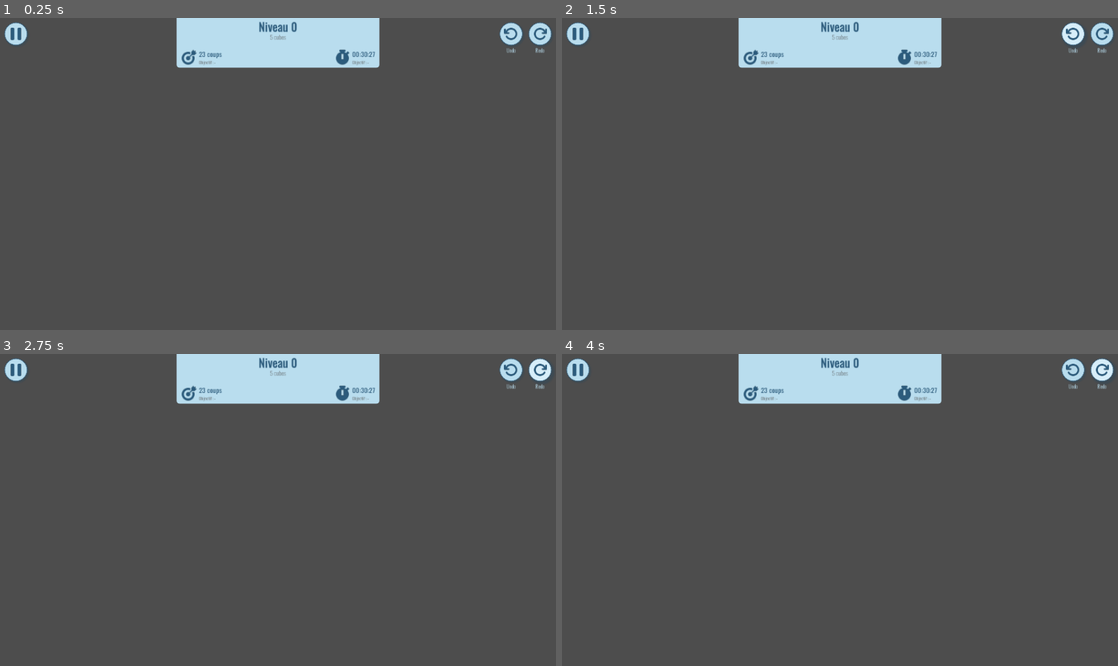
Above: before the commit, frames 1-4 (two rows, left to right).
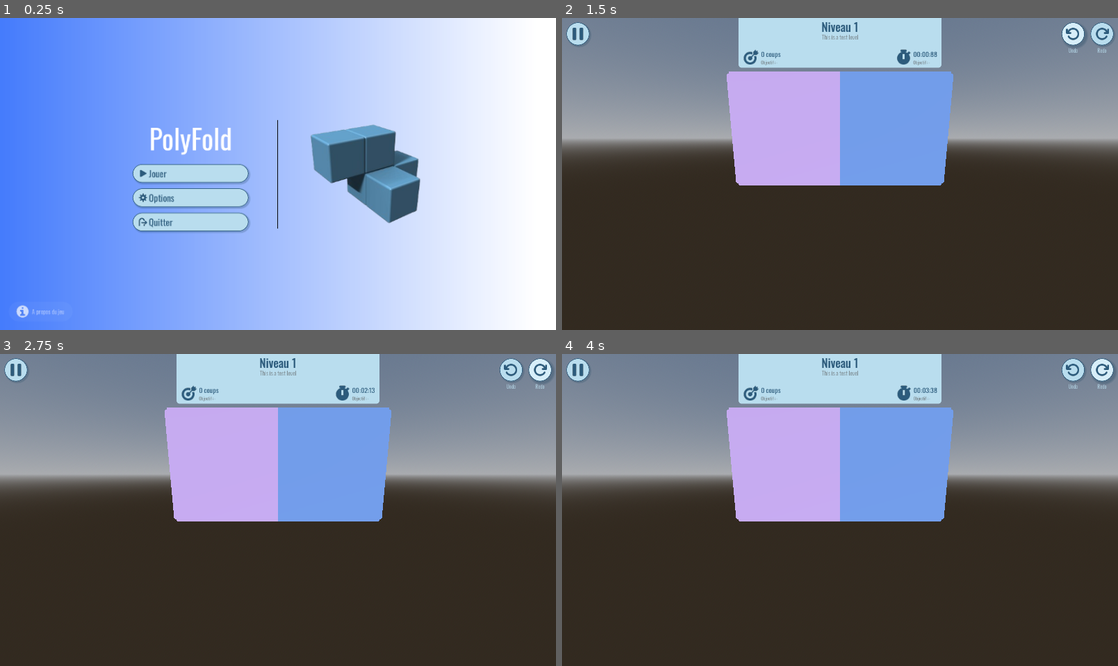
Above: after the commit, the same moments.

Repository: Turnute/PolyFold
Game: Godot game, scene res://scenes/interfaces/Menu.tscn
The game is run twice, just before and just after one commit, with the same random seed, the same clock (stepped at 60 frames per second) and the same inputs. Before the commit the project starts from res://scenes/interfaces/GameLevel.tscn.
Inputs (mouse positions are in pixels of both pictures, inside the frame that each line leads up to):
- Up to frame 1 (0.25 s): no input
- Up to frame 2 (1.5 s): click (751, 174) at 0.52 s; click (1073, 33) at 1.25 s
- Up to frame 3 (2.75 s): click (539, 369) at 2 s
- Up to frame 4 (4 s): click (1073, 369) at 2.75 s; click (1101, 369) at 3.5 s

The runs differ from the first frame. In frame 1, 98% of the frame differs, in the area x 0-100%, y 0-100%; in frame 2, 92%; in frame 3, 92%; in frame 4, 92%.

Commit message:
Complete Spanish localization
Add Spanish translations throughout the interface and help screens, regenerate the compiled translation, and update the configured main scene.

Diff:
--- a/polyfold/localization/translations.csv
+++ b/polyfold/localization/translations.csv
@@ -1,41 +1,41 @@
 id,fr,en,es
-POLYFOLD,PolyFold,PolyFold,PolyFolda
-BUTTON_PLAY,Jouer,Play,si senor
-BUTTON_SETTINGS,Options,Settings,paela
-BUTTON_QUIT,Quitter,Quit,adios
-HELP,Aide,Help,Sangria
-ABOUT,A propos du jeu ,About the Game,El juego
-GAME_LEVEL_NAME,Niveau %d,Level %d,
-GAME_LEVEL_MOVE,%d coups,%d moves,
-GAME_LEVEL_GOAL,Objectif : %s,Goal : %s,
-GAME_LEVEL_UNDO,Annuler,Undo,
-GAME_LEVEL_REDO,Refaire,Redo,
-PAUSE,Pause,Paused,
-PAUSE_RESUME,Reprendre partie,Resume game,
-PAUSE_SETTINGS,Paramètres,Settings,
-PAUSE_HELP,Aide,Help,
-PAUSE_LEAVE,Quitter la partie,Leave the game,
-OPTION_TITLE,Options,Settings,
-FR,Français,French,
-EN,Anglais,English,
+POLYFOLD,PolyFold,PolyFold,PolyFold
+BUTTON_PLAY,Jouer,Play,Jugar
+BUTTON_SETTINGS,Options,Settings,Opciones
+BUTTON_QUIT,Quitter,Quit,Salir
+HELP,Aide,Help,Ayuda
+ABOUT,A propos du jeu ,About the Game,Acerca del juego
+GAME_LEVEL_NAME,Niveau %d,Level %d,Nivel %d
+GAME_LEVEL_MOVE,%d coups,%d moves,%d movimientos
+GAME_LEVEL_GOAL,Objectif : %s,Goal : %s,Objetivo: %s
+GAME_LEVEL_UNDO,Annuler,Undo,Deshacer
+GAME_LEVEL_REDO,Refaire,Redo,Rehacer
+PAUSE,Pause,Paused,En pausa
+PAUSE_RESUME,Reprendre partie,Resume game,Reanudar partida
+PAUSE_SETTINGS,Paramètres,Settings,Opciones
+PAUSE_HELP,Aide,Help,Ayuda
+PAUSE_LEAVE,Quitter la partie,Leave the game,Salir de la partida
+OPTION_TITLE,Options,Settings,Opciones
+FR,Français,French,Francés
+EN,Anglais,English,Inglés
 ES,Espagnol,Spanish,Español
-OPTION_LABEL_LANG,Langues,Langages,
-OPTION_LABEL_RES,Résolutions,Resolutions,
-OPTION_LABEL_COMMAND,Commandes,Keybinds,
-OPTION_CHECK_FULLSCREEN,Plein écran,Fullscreen,
-OPTION_CHECK_WINDOWED,Fenêtré,Windowed,
-BACK,Retour,Back,
-HELP_TITLE,Comment jouer ?,How to play ?,
-HELP_OBJECTIVE,Objectif,Objective,
-HELP_OBJECTIVE_DESCRIPTION,"Déplie toutes les faces de chaque cube du polycube, et cela sans recouvrement !","Unfold all the faces of each cube in the polycube, without any overlap !",
-HELP_METHOD,Méthode,Method,
-HELP_METHOD_1,1. Sélectionne la face,1. Select the face,
-HELP_METHOD_2,2. Sélectionne l’arête et glisse la souris dans le sens souhaité,2. Select the edge and drag the mouse in the desired direction,
-HELP_METHOD_3,3. La face est dépliée de 90°,3. The face is unfolded by 90°,
-HELP_RULES,Règles,Rules,
-HELP_RULES_1,Une face ne peut se déplier qu’autour d’une arête qu’elle partage avec une autre face.,A face can only unfold around an edge that it shares with another face.,
-HELP_RULES_2,Les faces dépliées ne doivent jamais se chevaucher.,The unfolded faces must never overlap.,
-HELP_RULES_3,Déplier une face entraîne avec elle toutes les faces déjà dépliées sur le même plan.,Unfolding a face carries along with it all the faces already unfolded on the same plane.,
-HELP_RULES_4,"Il est possible d'annuler un coup grâce au bou …(144 unchanged characters)… t undo action using the ""%s"" button.",
-HELP_RULES_5,Le niveau est réussi quand toutes les faces sont à plat.,The level is successfully completed when all the faces are lying flat.,
-HELP_CONFIRM,Compris !,Understood !,
+OPTION_LABEL_LANG,Langues,Langages,Idiomas
+OPTION_LABEL_RES,Résolutions,Resolutions,Resoluciones
+OPTION_LABEL_COMMAND,Commandes,Keybinds,Controles
+OPTION_CHECK_FULLSCREEN,Plein écran,Fullscreen,Pantalla completa
+OPTION_CHECK_WINDOWED,Fenêtré,Windowed,Modo ventana
+BACK,Retour,Back,Volver
+HELP_TITLE,Comment jouer ?,How to play ?,¿Cómo se juega?
+HELP_OBJECTIVE,Objectif,Objective,Objetivo
+HELP_OBJECTIVE_DESCRIPTION,"Déplie toutes les faces de chaque cube du polycube, et cela sans recouvrement !","Unfold all the faces of each cube in the polycube, without any overlap !","¡Despliega todas las caras de cada cubo del policubo sin que se superpongan!"
+HELP_METHOD,Méthode,Method,Cómo jugar
+HELP_METHOD_1,1. Sélectionne la face,1. Select the face,1. Selecciona la cara
+HELP_METHOD_2,2. Sélectionne l’arête et glisse la souris dans le sens souhaité,2. Select the edge and drag the mouse in the desired direction,2. Selecciona la arista y arrastra el ratón en la dirección deseada
+HELP_METHOD_3,3. La face est dépliée de 90°,3. The face is unfolded by 90°,3. La cara se despliega 90°
+HELP_RULES,Règles,Rules,Reglas
+HELP_RULES_1,Une face ne peut se déplier qu’autour d’une arête qu’elle partage avec une autre face.,A face can only unfold around an edge that it shares with another face.,Una cara solo puede desplegarse alrededor de una arista que comparta con otra cara.
+HELP_RULES_2,Les faces dépliées ne doivent jamais se chevaucher.,The unfolded faces must never overlap.,Las caras desplegadas nunca deben superponerse.
+HELP_RULES_3,Déplier une face entraîne avec elle toutes les faces déjà dépliées sur le même plan.,Unfolding a face carries along with it all the faces already unfolded on the same plane.,"Al desplegar una cara, también se mueven todas las caras ya desplegadas que estén en el mismo plano."
+HELP_RULES_4,"Il est possible d'annuler un coup grâce au bou …(144 unchanged characters)… t undo action using the ""%s"" button.","Puedes deshacer un movimiento con el botón ""%s"" y rehacerlo con el botón ""%s""."
+HELP_RULES_5,Le niveau est réussi quand toutes les faces sont à plat.,The level is successfully completed when all the faces are lying flat.,El nivel se completa cuando todas las caras quedan extendidas en un mismo plano.
+HELP_CONFIRM,Compris !,Understood !,¡Entendido!
--- a/polyfold/project.godot
+++ b/polyfold/project.godot
@@ -11,7 +11,7 @@
 [application]
 
 config/name="PolyFold"
-run/main_scene="uid://3whsw10muhw2"
+run/main_scene="uid://b7sw2hgh0fhef"
 config/features=PackedStringArray("4.7", "GL Compatibility")
 config/icon="res://icon.svg"
 
Binary file changed: polyfold/localization/translations.es.translation
